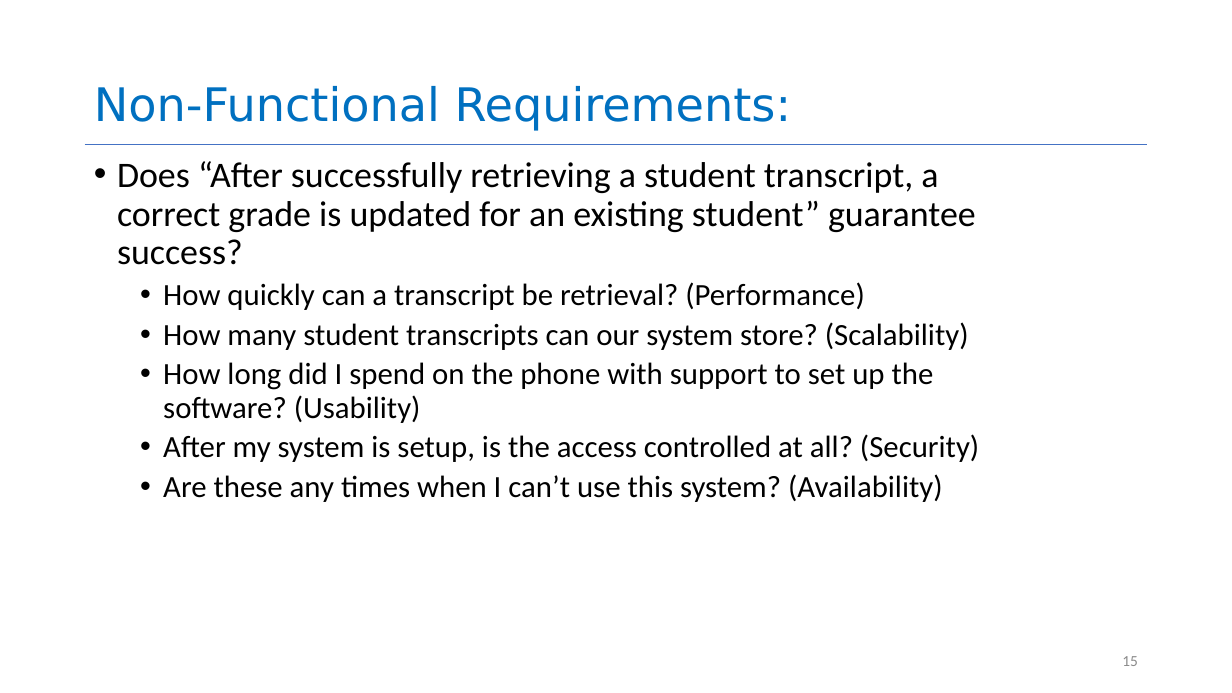
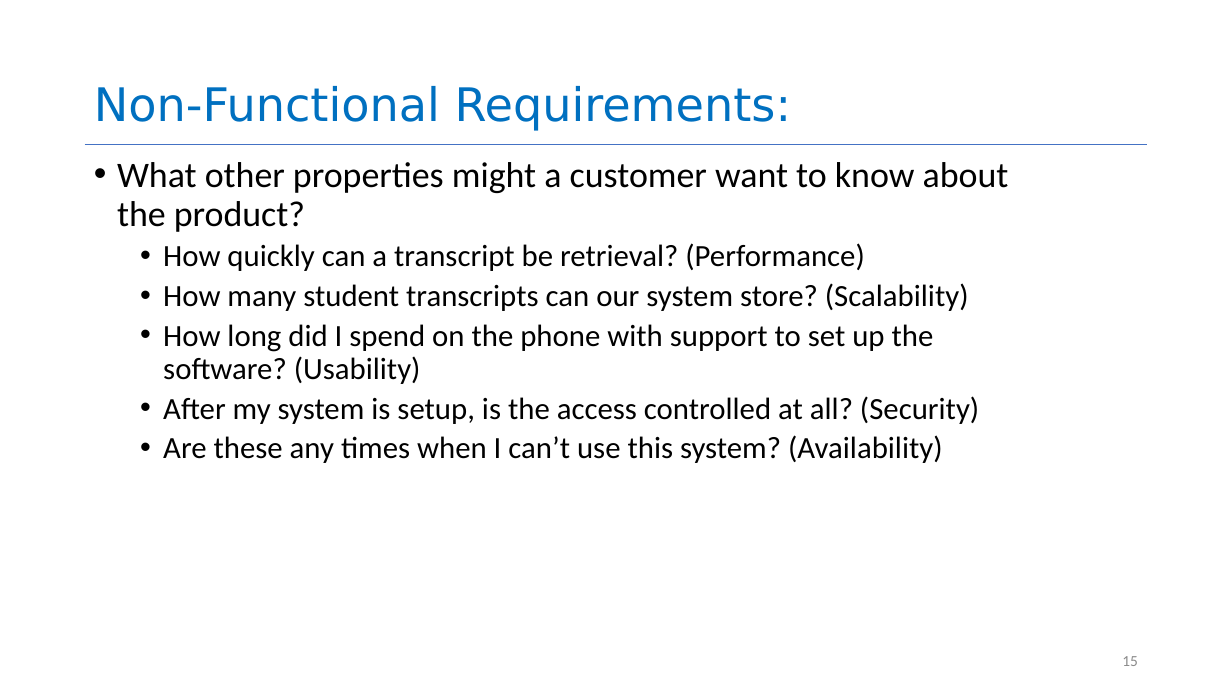
Before and after one commit to neu-se/CS4530-Fall-2022, a slide deck: slide 15 of Slides/Lesson 1.2 Requirements Gathering.pptx. Drawn at 1232x693 pixels with LibreOffice and Linux fonts; fonts in the diff are those of the drawing. Boxes give left, top, right and bottom in pixels: in the first picture for what was removed or moved away, otherwise in the second. Text is boxed around its words. In the diff, an @@ line names an element or a change of style, - is before the commit and + after.

Commit message:
tweaked L1.2 S15

```diff
--- a/Slides/Lesson 1.2 Requirements Gathering.pptx
+++ b/Slides/Lesson 1.2 Requirements Gathering.pptx
@@ text at [117, 162, 1009, 232]: text changed @@
-• Does “After successfully retrieving a student transcript, a correct grade is updated for an existing student” guarantee success?
+• What other properties might a customer want to know about the product?
```
